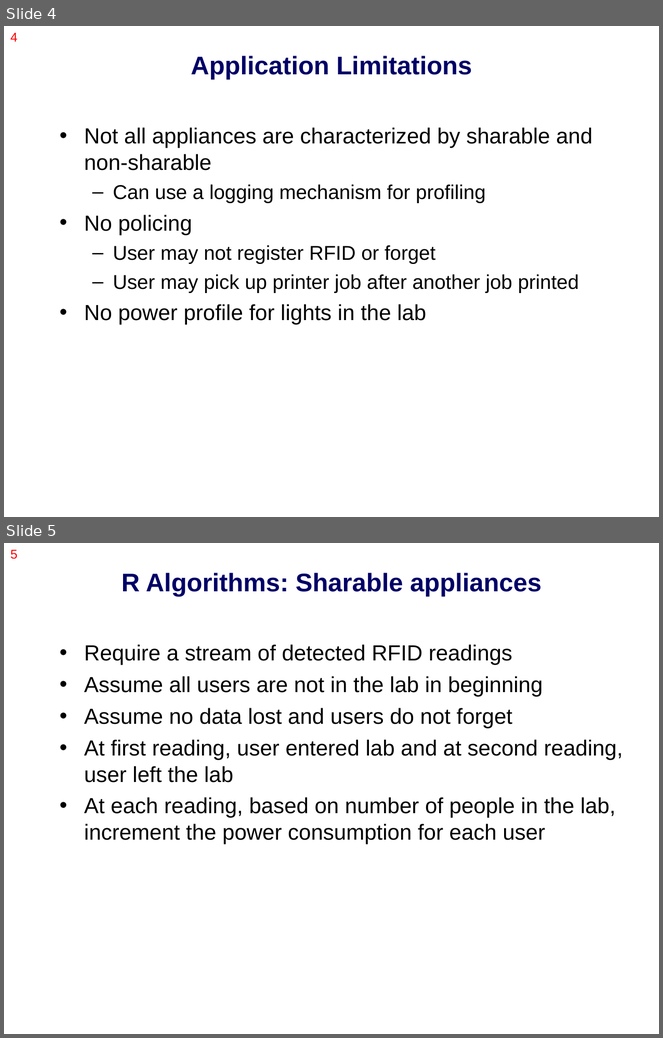
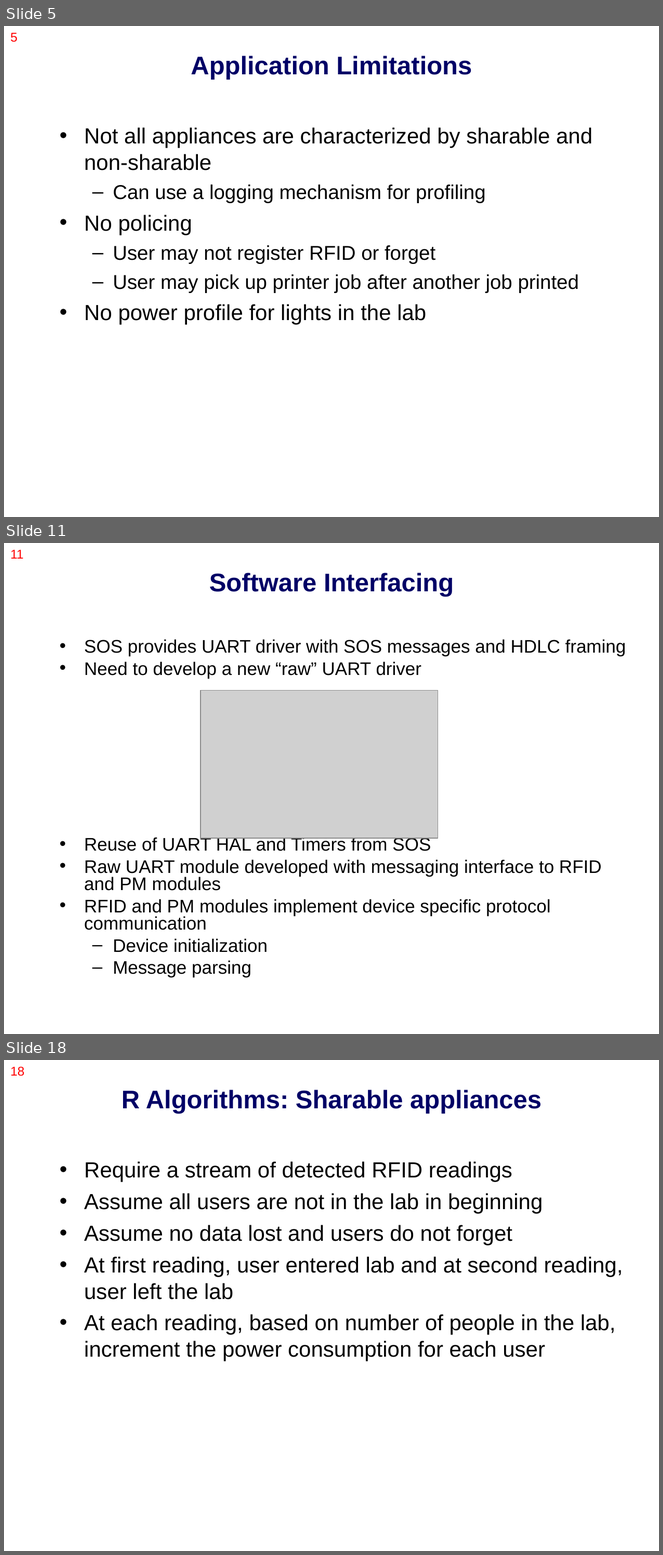
Before and after one commit to nesl/splt, a slide deck: docs/presentation/class_project.ppt. Shown one above the other, each under a label of ours: slides 4 and 5 before the commit, slides 5, 11 and 18 after it; the slides between them are not shown. The pictures are 663x1038 and 663x1555 pixels, drawn with LibreOffice and Linux fonts; fonts in the diff are those of the drawing; grey boxes stand for pictures. Boxes give left, top, right and bottom in pixels: in the first picture for what was removed or moved away, otherwise in the second. Text is boxed around its words. In the diff, an @@ line names an element or a change of style, - is before the commit and + after.

```diff
--- a/docs/presentation/class_project.ppt
+++ b/docs/presentation/class_project.ppt
@@ slide 11 added at [4,543,659,1034], background #FFFFFF @@
@@ page number added at [10,550,23,559], 14 pt, text #FF0000 @@
+11
@@ title added at [209,573,454,597], 28 pt, text #000066, bold @@
+Software Interfacing
@@ text added at [84,639,626,978], 20 pt, text #000000 @@
+• SOS provides UART driver with SOS messages and HDLC framing
+• Need to develop a new “raw” UART driver
+• Reuse of UART HAL and Timers from SOS
+• Raw UART module developed with messaging interface to RFID and PM modules
+• RFID and PM modules implement device specific protocol communication
+  – Device initialization
+  – Message parsing
@@ picture added at [201,691,438,838] @@
@@ what was slide 4 is now slide 5 @@
@@ page number at [10,33,18,42]: text changed @@
-4
+5
@@ what was slide 5 is now slide 18 @@
@@ page number at [10,1067,24,1076]: text changed @@
-5
+18
```
Also in this commit, not shown: 17 other slides added.
